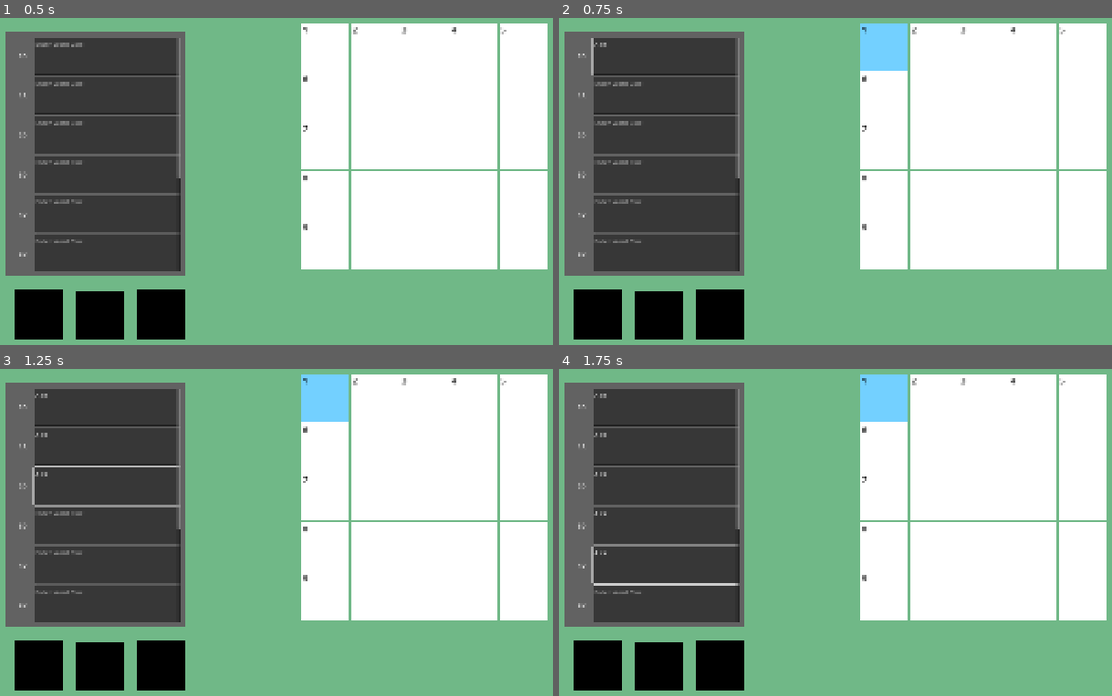
Above: before the commit, frames 1-4 (two rows, left to right).
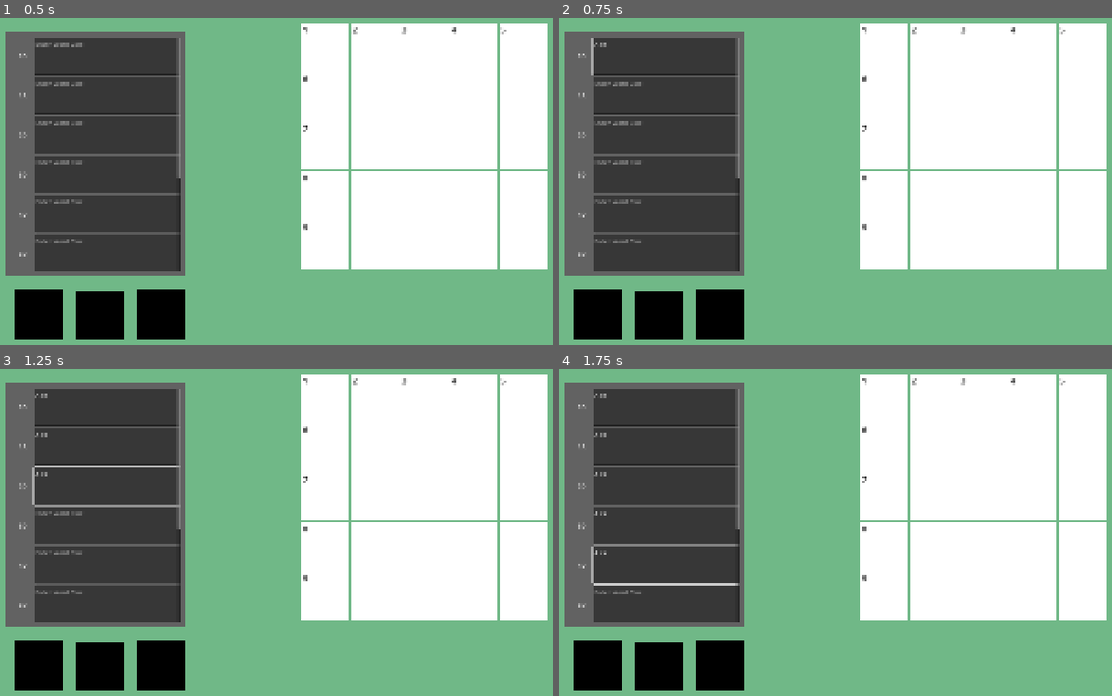
Above: after the commit, the same moments.

Repository: tagetjerngren/WordCrossing
Game: Godot game, scene res://Scenes/level.tscn
Two runs of this game, one before a commit and one after it. Both use one fixed random seed, a clock stepped at 60 frames per second and the inputs below.
Inputs (mouse positions are in pixels of both pictures, inside the frame that each line leads up to):
- Up to frame 1 (0.5 s): no input
- Up to frame 2 (0.75 s): click (664, 57) at 0.52 s; type "Alex" at 0.6 s
- Up to frame 3 (1.25 s): click (105, 447) at 0.75 s; type "Alex" at 0.83 s; click (105, 486) at 0.98 s; type "Alex" at 1.07 s
- Up to frame 4 (1.75 s): click (664, 525) at 1.27 s; type "Alex" at 1.35 s; click (664, 565) at 1.5 s; type "Alex" at 1.58 s; click (664, 604) at 1.73 s

Frame 1 is identical in both runs. In frame 2, 1.2% of the frame differs, in the area x 54-64%, y 1-17%; in frame 3, 1.2%; in frame 4, 1.2%.

Commit message:
Fix: Clicking outside of the grid will unfocus it

Diff:
--- a/Scripts/grid.gd
+++ b/Scripts/grid.gd
@@ -2,6 +2,8 @@
 
 const TILE = preload("res://Scenes/tile.tscn")
 var Tiles = []
+
+var bFocused : bool = false
 
 const TILE_WIDTH : int = 128
 const TILE_HEIGHT : int = 128
@@ -41,6 +43,7 @@
 	# On click evaluate if the row or column should be highlighted
 	if CurrentHighlight == Constants.Highlight.Inactive:
 		CurrentHighlight = Constants.Highlight.RowActive
+		bFocused = true
 	elif ActiveIndex == Index:
 		if CurrentHighlight == Constants.Highlight.RowActive:
 			CurrentHighlight = Constants.Highlight.ColumnActive
@@ -164,7 +167,7 @@
 	$"../Hint".UnfocusList()
 
 func _input(event: InputEvent) -> void:
-	if event is InputEventKey and event.is_pressed() and !event.is_echo():
+	if bFocused and event is InputEventKey and event.is_pressed() and !event.is_echo():
 		var label = DisplayServer.keyboard_get_label_from_physical(event.physical_keycode)
 		if label == 4194308:
 			if Tiles[ActiveIndex].GetCharacter() != "":
@@ -193,3 +196,20 @@
 					if NextTile >= TILE_COUNT:
 						NextTile -= (TILE_COUNT - 1)
 			SetActive(NextTile)
+
+	if event is InputEventMouseButton and event.is_pressed():
+		var Min = position - Vector2(TOTAL_GRID_WIDTH / 2 + (TILE_WIDTH/2), TOTAL_GRID_HEIGHT / 2 + (TILE_WIDTH/2))
+		var Max = position + Vector2(TOTAL_GRID_WIDTH / 2 - (TILE_HEIGHT/2), TOTAL_GRID_HEIGHT / 2 - (TILE_HEIGHT/2))
+		var Mousepos = get_viewport().get_mouse_position()
+
+		var bWithinX = Min.x <= Mousepos.x and Mousepos.x <= Max.x
+		var bWithinY = Min.y <= Mousepos.y and Mousepos.y <= Max.y
+		var bWithin = bWithinX and bWithinY
+
+		if (not bWithin):
+			bFocused = false
+			if CurrentHighlight == Constants.Highlight.RowActive:
+				SetRowState(Constants.TileState.Inactive)
+			elif CurrentHighlight == Constants.Highlight.ColumnActive:
+				SetColumnState(Constants.TileState.Inactive)
+			CurrentHighlight = Constants.Highlight.Inactive
